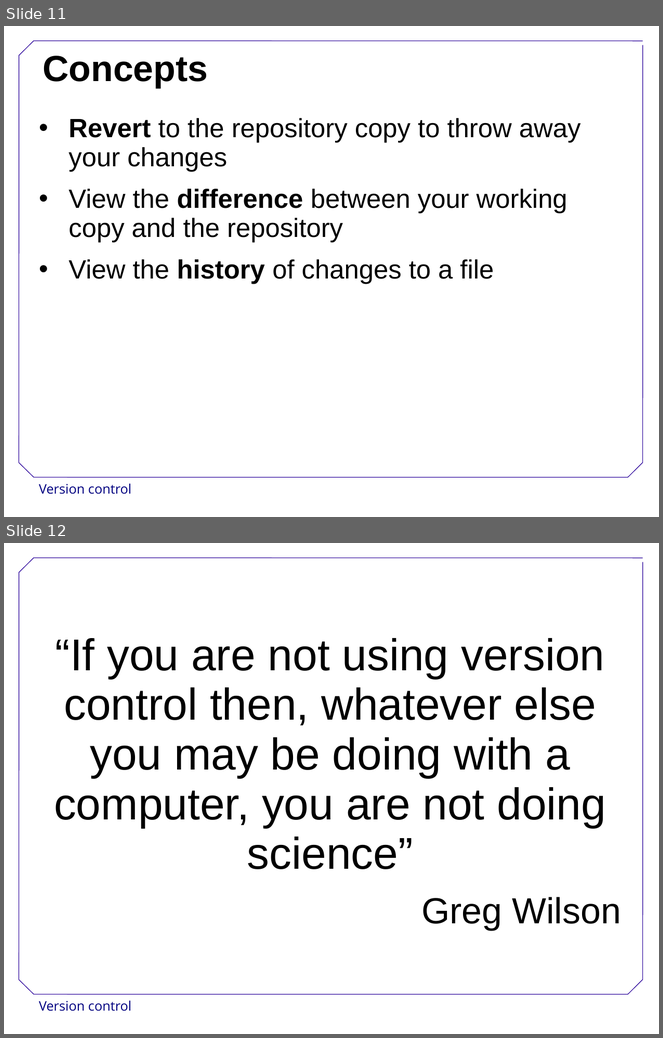
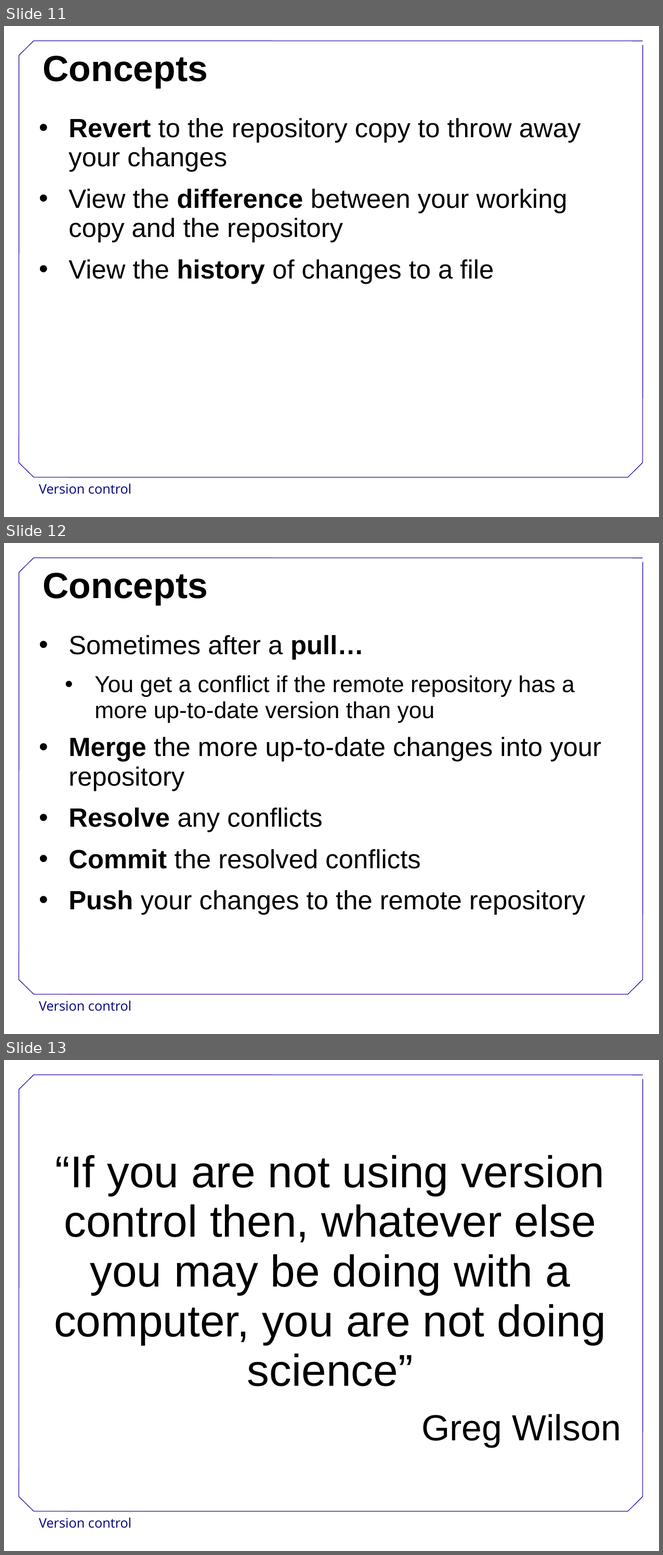
Before and after one commit to swcarpentry/DEPRECATED-boot-camps, a slide deck: VersionControl.ppt. Shown one above the other, each under a label of ours: slides 11 and 12 before the commit, slides 11, 12 and 13 after it. The pictures are 663x1038 and 663x1555 pixels, drawn with LibreOffice and Linux fonts; fonts in the diff are those of the drawing; background and template pictures are left out. Boxes give left, top, right and bottom in pixels: in the first picture for what was removed or moved away, otherwise in the second. Text is boxed around its words. In the diff, an @@ line names an element or a change of style, - is before the commit and + after.

Commit message:
Updated after review from Steve. Testing.ppt has intro slides and the practical slides, so TestingPractical.ppt has been removed.

```diff
--- a/VersionControl.ppt
+++ b/VersionControl.ppt
@@ slide 12 added at bbox=[4, 543, 659, 1034], background #FFFFFF; not listed: 9 template elements that a slide beside it also shows @@
@@ title added at bbox=[42, 573, 208, 605], 44 pt, text #000000, bold @@
+Concepts
@@ text added at bbox=[68, 635, 601, 915], 32 pt, text #000000 @@
+• Sometimes after a pull…
+  • You get a conflict if the remote repository has a more up-to-date version than you
+• Merge the more up-to-date changes into your repository
+• Resolve any conflicts
+• Commit the resolved conflicts
+• Push your changes to the remote repository
@@ what was slide 12 is now slide 13 @@
```
Also in this commit, not shown: 2 slides changed, 1 other slide added, 5 other files.
